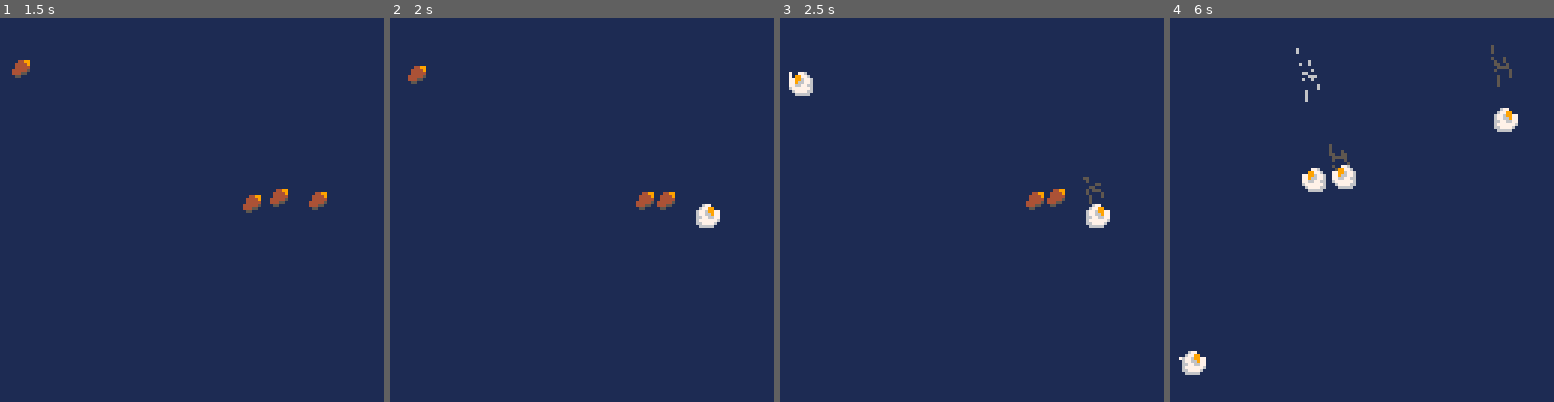
Above: before the commit, frames 1-4 (left to right).
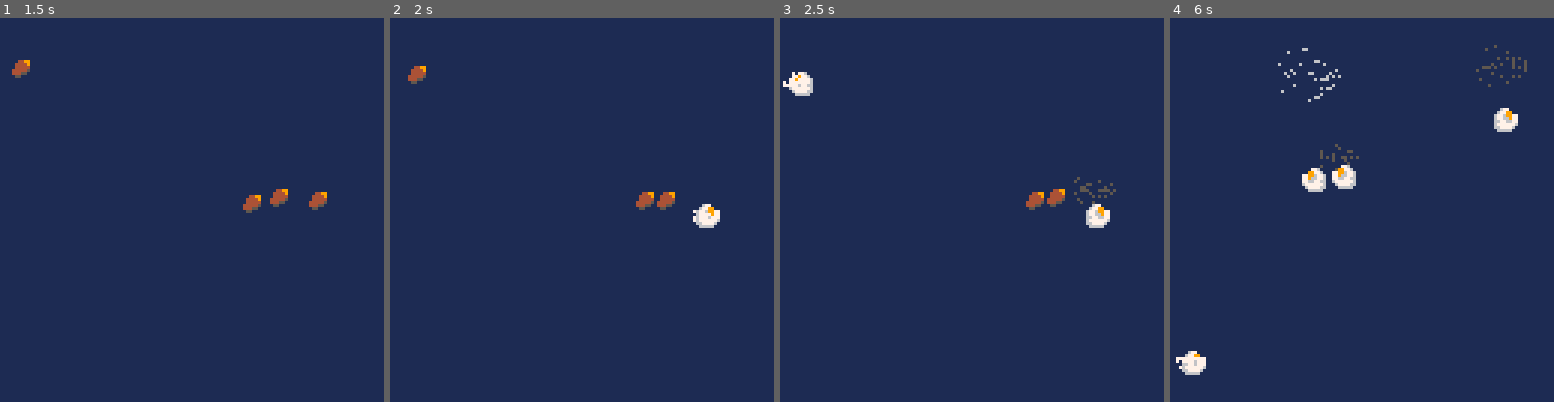
Above: after the commit, the same moments.

Repository: thoughtlesslabs/popper
Game: PICO-8 cartridge popper.p8
Two runs of this game, one before a commit and one after it. Both use one fixed random seed, a clock stepped at 60 frames per second and the inputs below.
Inputs:
- Up to frame 1 (1.5 s): tap X (X key) at 0.33, 1.07 s; tap O (Z key) at 0.7 s
- Up to frame 2 (2 s): hold Right from 1.6 s (still down); tap O (Z key) at 1.7 s; tap X (X key) at 1.85 s
- Up to frame 3 (2.5 s): release Right at 2.1 s; tap O (Z key) at 2.1 s; hold Right from 2.47 s (still down)
- Up to frame 4 (6 s): tap O (Z key) every 0.4 s from 2.5 to 5.7 s; tap X (X key) at 2.97, 4.08, 5.2 s; release Right at 3.03 s; hold Left 3.08-3.58 s; hold Right 4.02-4.68 s; hold Left 5.08-5.68 s

Frame 1 is identical in both runs. In frame 2, less than 0.1% of the frame differs, in the area x 78-85%, y 50-54%; in frame 3, 0.3%; in frame 4, 0.8%, in the area x 1-93%, y 7-92%.

Commit message:
Adjusted Smoke pattern

Diff:
--- a/popper.p8
+++ b/popper.p8
@@ -73,7 +73,7 @@
 function popped(_k)
 	for i=0,10 do
 		local _ang = rnd()
-		local _dx = sin(_ang)/50
+		local _dx = cos(_ang)/10
 		local _dy = sin(_ang)/10
 		addpart(_k.x,_k.y+10,_dx,_dy,1,100,{7,5,6})
 		addpart(_k.x+2,_k.y+10,_dx,_dy/10,1,100,{7,5,6})
@@ -235,7 +235,6 @@
 function drawgame()
 	local i
 	cls(1)
-	drawparts()
 	jitter()
 	for i=1,#kernels do
 		if kernels[i].v then
@@ -252,6 +251,7 @@
 			end
 		end
 	end
+	drawparts()
 end
 
 function drawstart()
